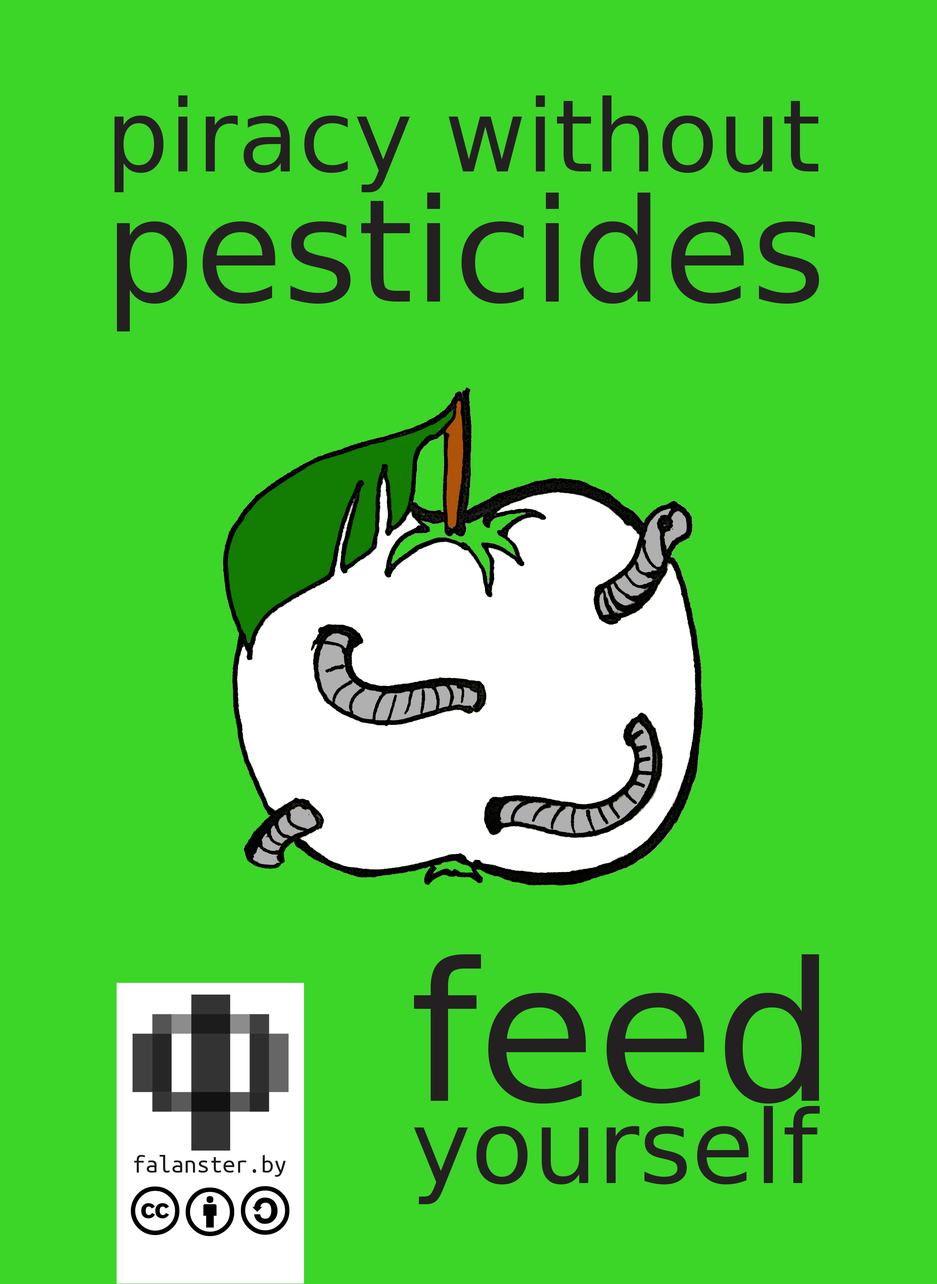
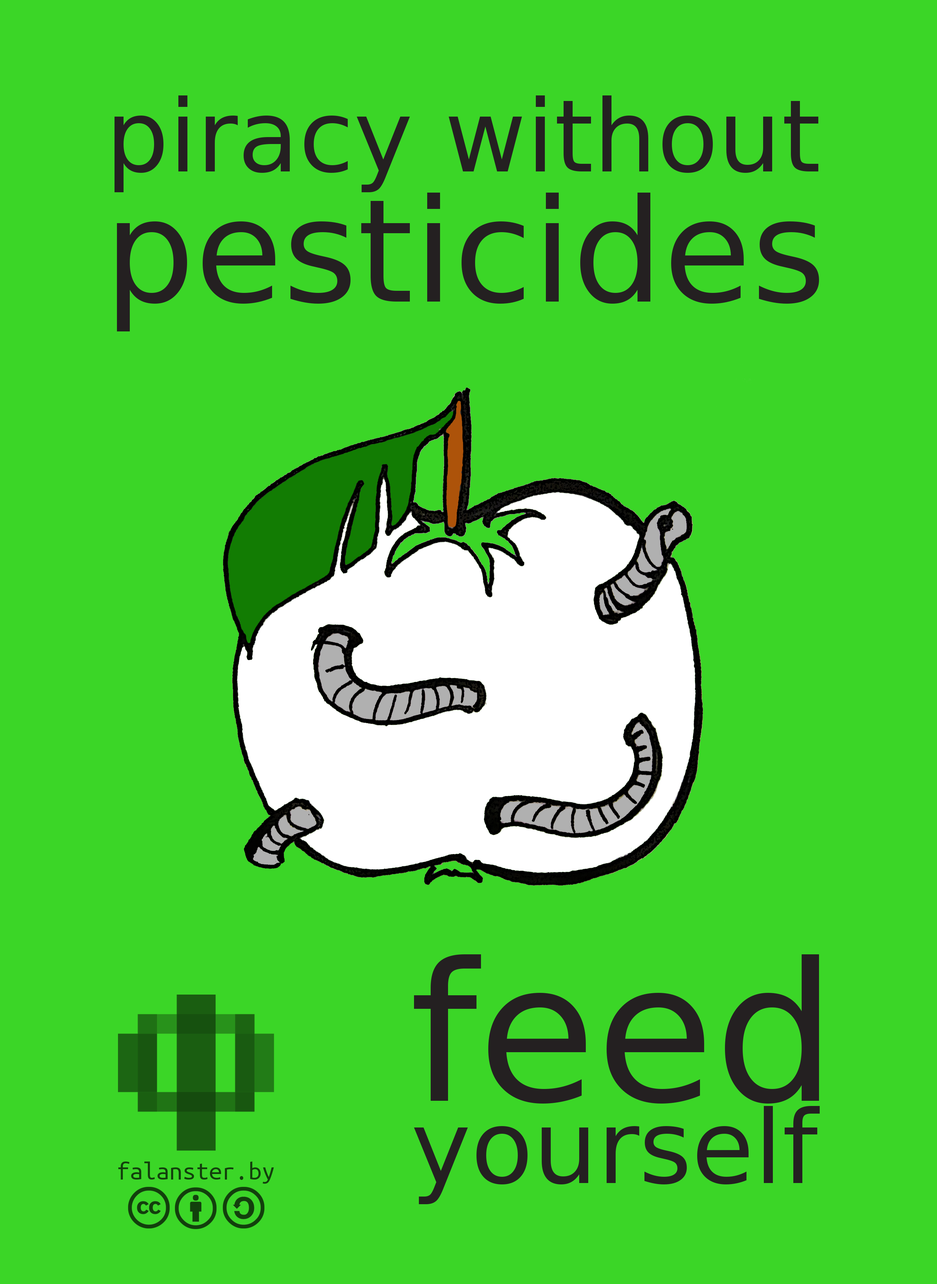
Layers edited between the first and the second 937 × 1284 image:
added layer "cyber_logo_2016_white.png copy" above "Pasted Layer" over 118, 994, 275, 1230
hid "Pasted Layer", moved it above "yourself" over 116, 982, 305, 1284
